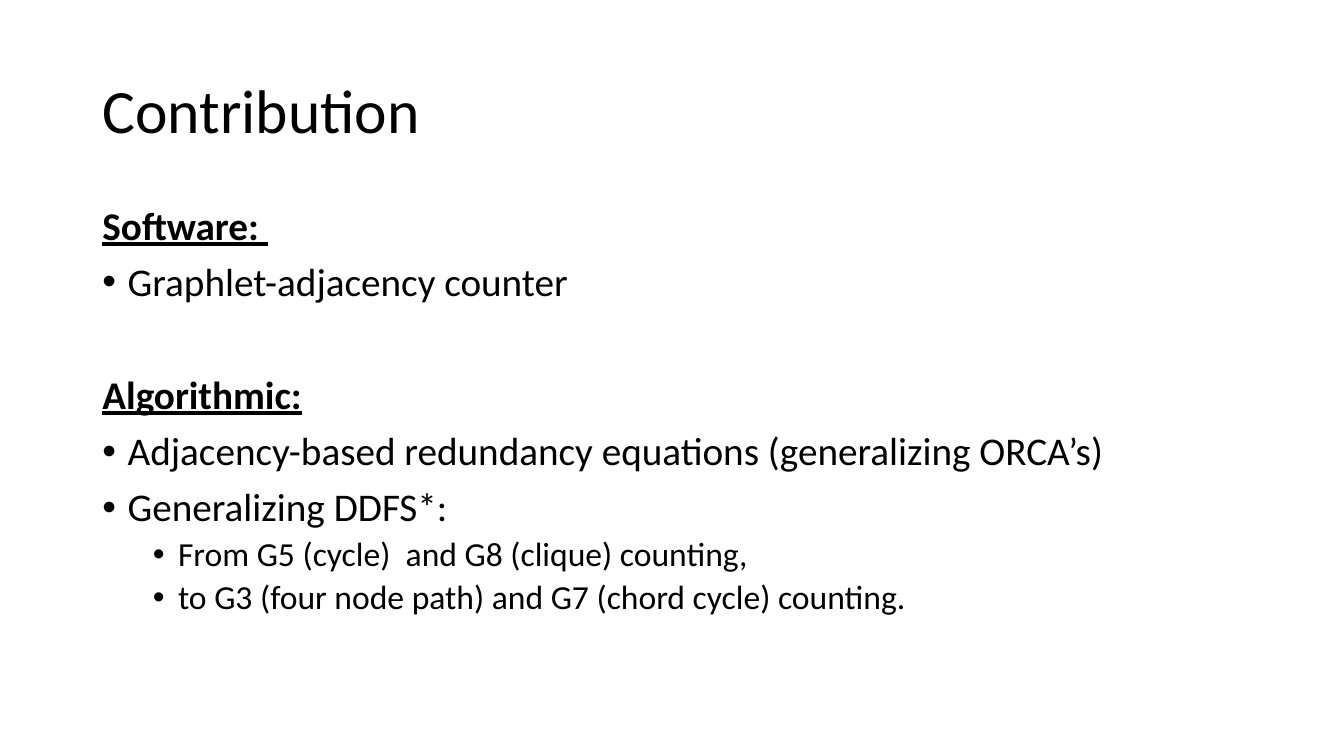
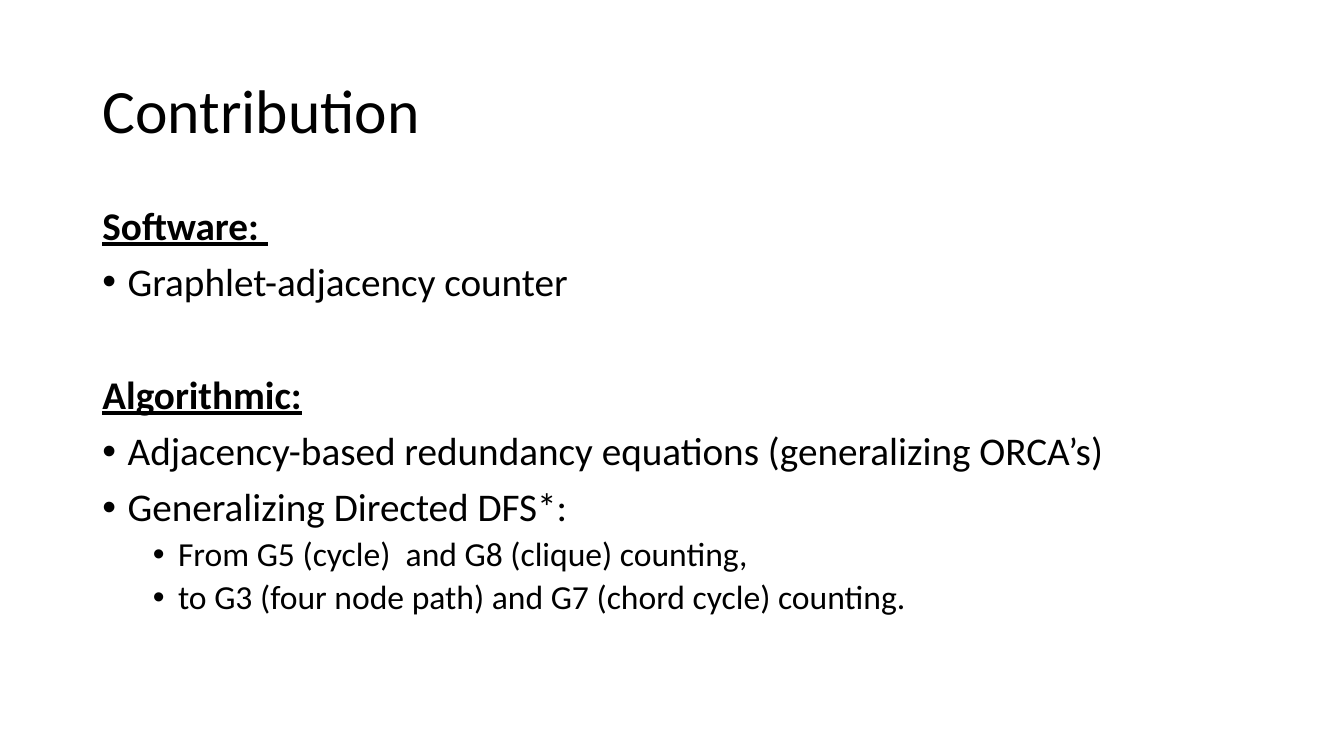
Before and after one commit to samwindels/gradco, a slide deck: slide 22 of presentation.pptx (slide 24 before the commit). Drawn at 1344x756 pixels with LibreOffice and Linux fonts; fonts in the diff are those of the drawing. Boxes give left, top, right and bottom in pixels: in the first picture for what was removed or moved away, otherwise in the second. Text is boxed around its words. In the diff, an @@ line names an element or a change of style, - is before the commit and + after.

```diff
--- a/presentation.pptx
+++ b/presentation.pptx
@@ text at (128,493,567,528): text changed @@
-• Generalizing DDFS*:
+• Generalizing Directed DFS*:
```
Also in this commit, not shown: 23 other slides changed, 2 slides added.
